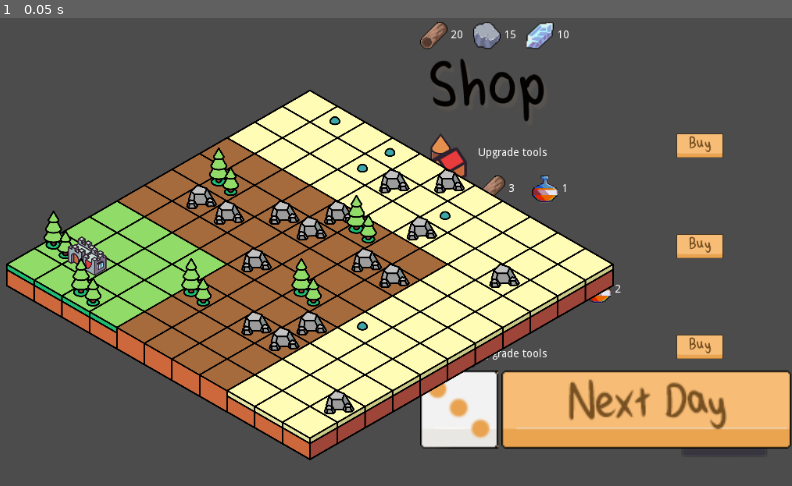
Above: before the commit, frame 1.
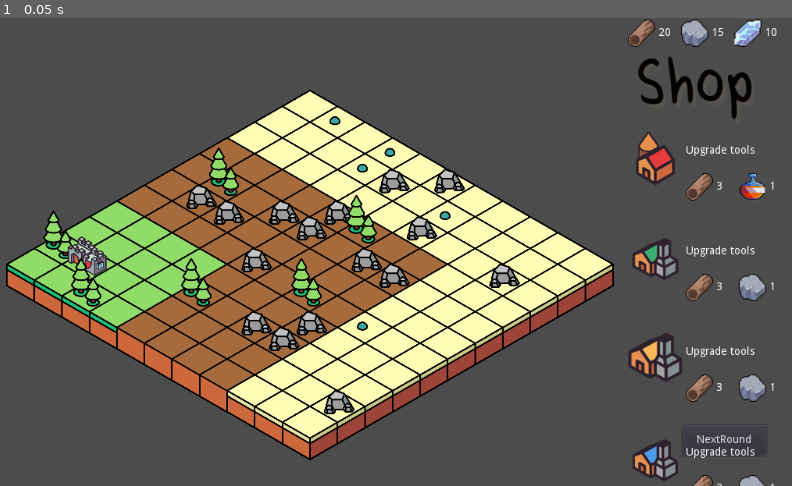
Above: after the commit, the same moment.

Repository: cyrillbrito/gmtk-22
Game: Godot game, scene res://Main/Main.tscn
Same seed, same stepped clock (60 frames per second), same inputs: the game is played once before the commit and once after it.
Inputs:
- Up to frame 1 (0.05 s): no input

The runs differ from the first frame. In frame 1, 13% of the frame differs, in the area x 53-100%, y 0-100%.

Commit message:
changeBtnclick to sidepanel

Diff:
--- a/Main/Main.gd
+++ b/Main/Main.gd
@@ -20,6 +20,6 @@
 	return diceValue
 
 ##This Logic will probaily go to SideMenu
-func _on_NextRoundBtn_pressed():
+func goToNextRound():
 	gameRound+=1
 	mana += RollDice()
--- a/Main/Main.tscn
+++ b/Main/Main.tscn
@@ -19,10 +19,10 @@
 margin_bottom = 40.0
 
 [node name="Side Menu" parent="." instance=ExtResource( 2 )]
-margin_left = 548.0
-margin_top = 5.0
-margin_right = 1046.0
-margin_bottom = 452.0
+margin_left = 814.0
+margin_top = 2.0
+margin_right = 1318.0
+margin_bottom = 591.0
 
 [node name="Map" parent="." instance=ExtResource( 3 )]
 position = Vector2( 53.1414, 294.431 )
--- a/SideMenu/SideMenu.gd
+++ b/SideMenu/SideMenu.gd
@@ -1,15 +1,8 @@
 extends MarginContainer
 
-# Declare member variables here. Examples:
-# var a = 2
-# var b = "text"
+func _ready():
+	pass
 
-
-# Called when the node enters the scene tree for the first time.
-func _ready():
-	pass # Replace with function body.
-
-
-# Called every frame. 'delta' is the elapsed time since the previous frame.
-#func _process(delta):
-#	pass
+func _on_NextRoundBtn_pressed():
+	var MainScene = get_parent()
+	MainScene.goToNextRound()
--- a/SideMenu/SideMenu.tscn
+++ b/SideMenu/SideMenu.tscn
@@ -10,11 +10,12 @@
 [node name="GUI" type="MarginContainer"]
 anchor_right = 1.0
 anchor_bottom = 1.0
+margin_bottom = 100.0
 script = ExtResource( 3 )
 
 [node name="MarginContainer" type="VBoxContainer" parent="."]
 margin_right = 1024.0
-margin_bottom = 600.0
+margin_bottom = 747.0
 
 [node name="Resources" type="HBoxContainer" parent="MarginContainer"]
 margin_right = 1024.0
@@ -47,13 +48,12 @@
 [node name="Shop" type="MarginContainer" parent="MarginContainer"]
 margin_top = 39.0
 margin_right = 1024.0
-margin_bottom = 443.0
+margin_bottom = 643.0
 script = ExtResource( 5 )
 
 [node name="VBoxContainer" type="VBoxContainer" parent="MarginContainer/Shop"]
-margin_top = 10.0
 margin_right = 1024.0
-margin_bottom = 404.0
+margin_bottom = 604.0
 
 [node name="TextureRect" type="TextureRect" parent="MarginContainer/Shop/VBoxContainer"]
 margin_right = 1024.0
@@ -66,15 +66,15 @@
 [node name="ScrollContainer" type="ScrollContainer" parent="MarginContainer/Shop/VBoxContainer"]
 margin_top = 104.0
 margin_right = 1024.0
-margin_bottom = 404.0
-rect_min_size = Vector2( 0, 300 )
+margin_bottom = 604.0
+rect_min_size = Vector2( 0, 500 )
 
 [node name="VBoxContainer" type="VBoxContainer" parent="MarginContainer/Shop/VBoxContainer/ScrollContainer"]
 
 [node name="Dice" type="HBoxContainer" parent="MarginContainer"]
-margin_top = 447.0
+margin_top = 647.0
 margin_right = 1024.0
-margin_bottom = 547.0
+margin_bottom = 747.0
 rect_min_size = Vector2( 0, 100 )
 
 [node name="TextureRect" type="TextureRect" parent="MarginContainer/Dice"]
@@ -93,3 +93,5 @@
 texture_normal = ExtResource( 4 )
 expand = true
 stretch_mode = 4
+
+[connection signal="pressed" from="MarginContainer/Dice/NextRoundBtn" to="." method="_on_NextRoundBtn_pressed"]
--- a/assets/TheSet.tres
+++ b/assets/TheSet.tres
@@ -177,12 +177,6 @@
 19/shape_offset = Vector2( 0, 0 )
 19/shape_transform = Transform2D( 1, 0, 0, 1, 0, 0 )
 19/shape_one_way = false
-19/shape_one_way_margin = 1.0
-19/shapes = [ {
-"autotile_coord": Vector2( 0, 0 ),
-"one_way": false,
-"one_way_margin": 1.0,
-"shape": null,
-"shape_transform": Transform2D( 1, 0, 0, 1, 0, 0 )
-} ]
+19/shape_one_way_margin = 0.0
+19/shapes = [  ]
 19/z_index = 0
